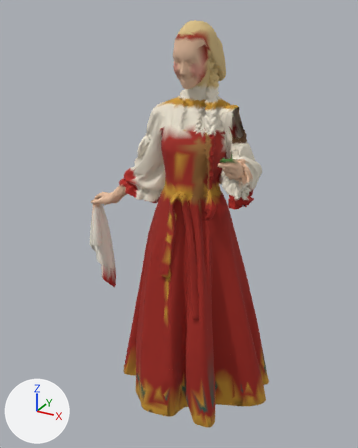
Before and after pictures for a commit that changed the glTF model public/models/vasilisa.glb.
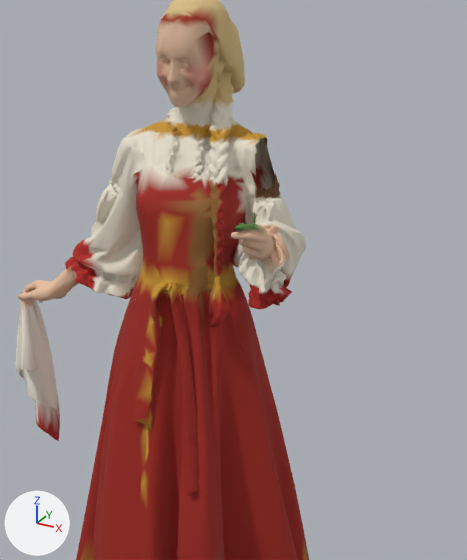
Each version appears first whole from a camera (50 mm lens) standing at (1.14, -2.03, 1.0) and looking at (0.01, 0.02, -0.02), and next in a close-up on the part from 22% to 100% of the width and 6% to 80% of the height. Arrows for +X, +Y and +Z are at lower left; the lights stay in place. The older version's two pictures come first. Where no turn or scale is listed for an object, it has been applied to the vertices. Vertices at exactly the same position are counted once.
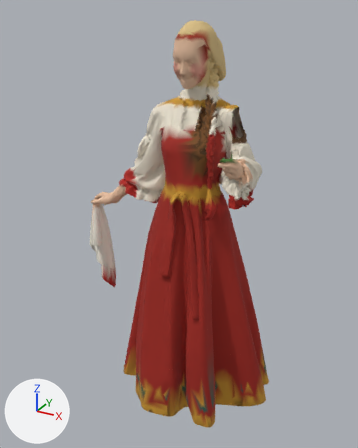
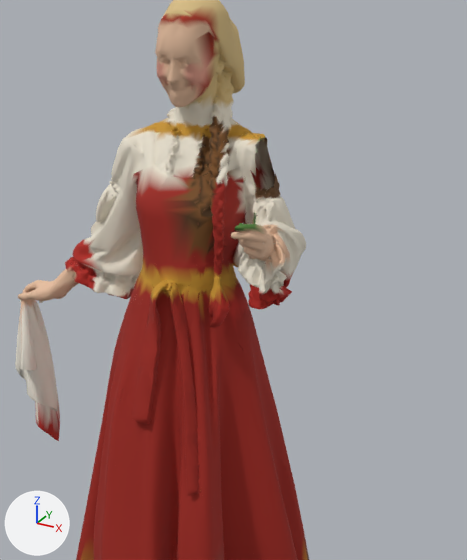
Boxes [x1, y1, x2, y2] around the edits, measured in the close-ups (467 x 560 px):
part 1 of me_object_1, recoloured: [139, 129, 240, 492] in both
part 2 of me_object_2, recoloured (pale yellow to brown): [197, 123, 229, 183] in both
part 3 of me_object_2, recoloured: [133, 128, 223, 509] in both
part 4 of me_object_2, recoloured: [188, 179, 217, 257] in both
part 5 of me_object_3, recoloured: [142, 116, 234, 433] in both

The change, as a list of edits to the scene's bpy script:
```text
Change me_object_1:
    where me_object_1.from_pydata(...)  # 9859 vertices, 13225 faces; spans x -0.55..0.55, y -0.33..0.33, z -0.91..0.91
    used by ob_object_6; location = (-0.001, -0.029, -0.037)
    me_object_1 part 1: 577 faces centred in x 0.09..0.24, y -0.25..0.04, z -0.37..0.67 are repainted in the vertex colours, in many colours
Change me_object_2:
    where me_object_2.from_pydata(...)  # 6525 vertices, 8434 faces; spans x -0.49..0.49, y -0.26..0.26, z -0.92..0.92
    used by ob_object_7; location = (-0.061, -0.094, -0.032)
    me_object_2 part 2: 280 faces centred in x 0.22..0.29, y 0.01..0.1, z 0.52..0.66 are repainted in the vertex colours; the middle colour goes from pale yellow #ece4d2 to brown #7a4f22
    me_object_2 part 3: 248 faces centred in x 0.13..0.32, y -0.19..0.1, z -0.38..0.64 are repainted in the vertex colours; the middle colour goes from brown #9a6a35 to red #9e2216
    me_object_2 part 4: 137 faces centred in x 0.22..0.29, y -0.02..0.02, z 0.34..0.53 are repainted in the vertex colours; the middle colour goes from brown #9a6a35 to brown #7a4f22
Change me_object_3:
    where me_object_3.from_pydata(...)  # 8621 vertices, 10126 faces; spans x -0.51..0.51, y -0.21..0.21, z -0.95..0.95
    used by ob_object_8; location = (0.019, -0.047, -0.001)
    me_object_3 part 5: 956 faces centred in x 0.06..0.23, y -0.2..0.05, z -0.2..0.64 are repainted in the vertex colours, in many colours
```
